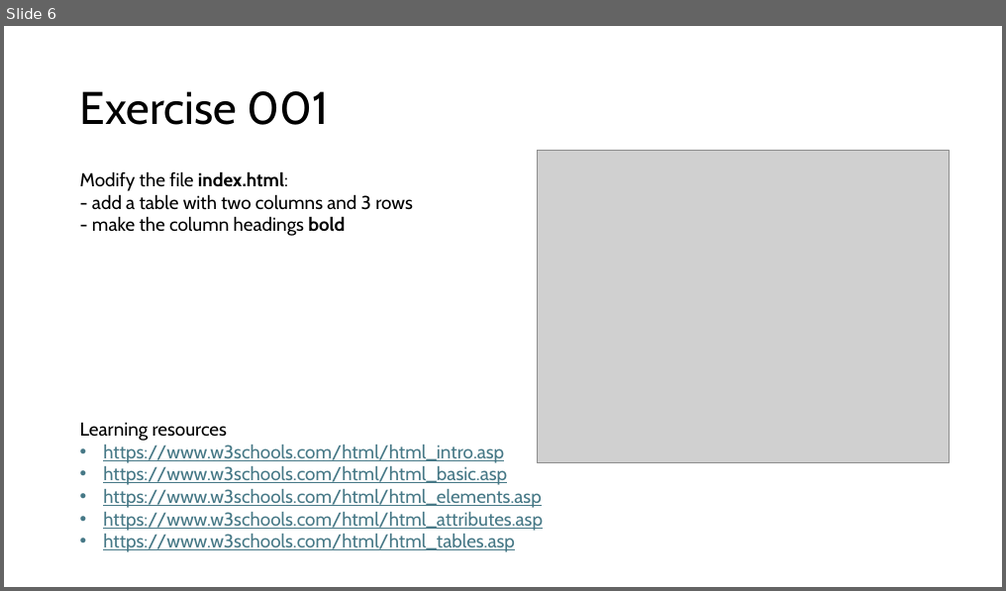
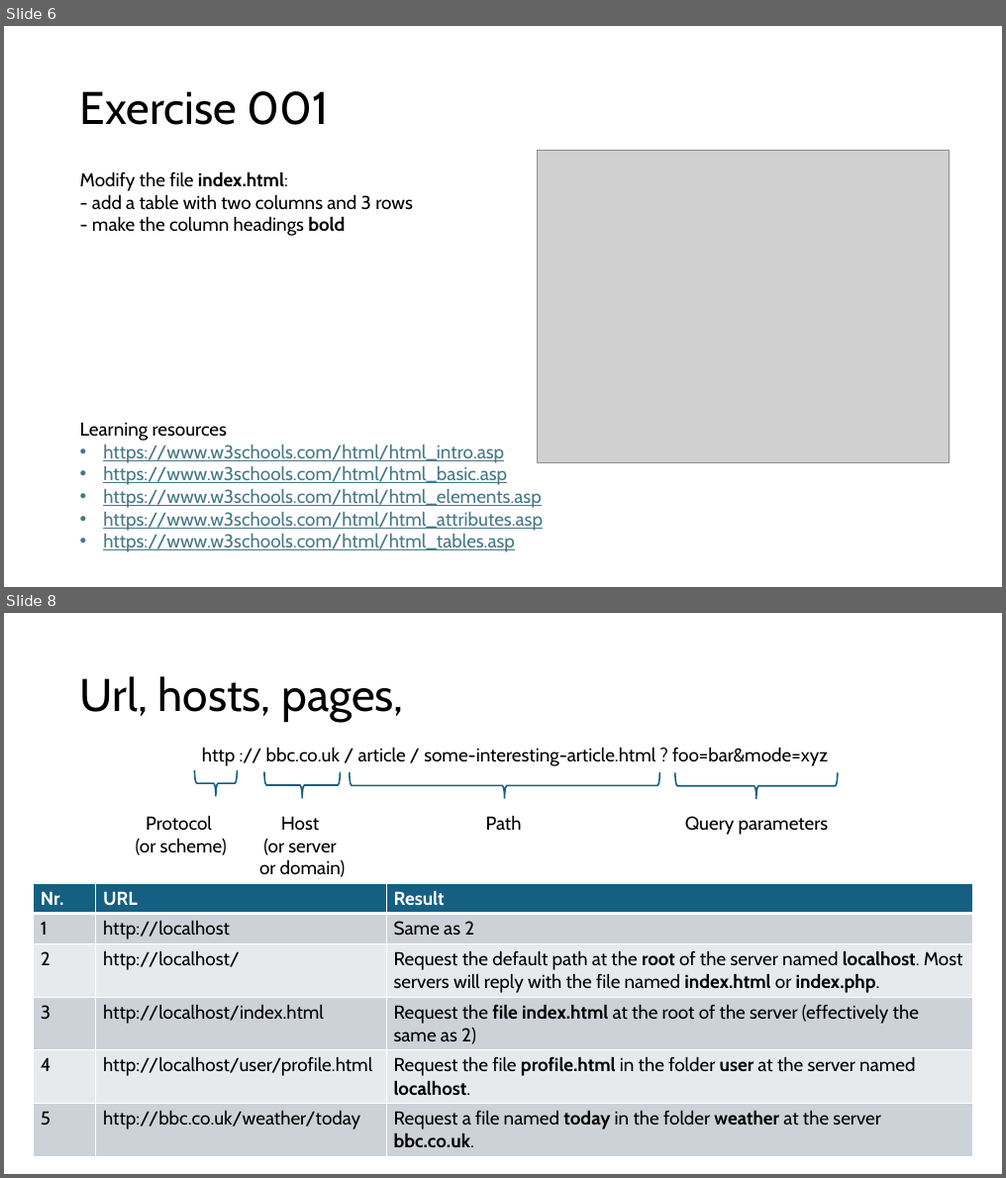
Before and after one commit to mlindhout/webdev, a slide deck: Web Development.pptx. Shown one above the other, each under a label of ours: slide 6 before the commit, slides 6 and 8 after it; the slides between them are not shown. The pictures are 1006x591 and 1006x1178 pixels, drawn with LibreOffice and Linux fonts; fonts in the diff are those of the drawing; grey boxes stand for pictures. Boxes give left, top, right and bottom in pixels: in the first picture for what was removed or moved away, otherwise in the second. Text is boxed around its words. In the diff, an @@ line names an element or a change of style, - is before the commit and + after.

```diff
--- a/Web Development.pptx
+++ b/Web Development.pptx
@@ slide 8 added at (4,613,1002,1174), background #FFFFFF @@
@@ title added at (80,676,404,722), 44 pt, text #000000 @@
+Url, hosts, pages,
@@ group added at (136,747,838,877): 5 texts, 4 left braces @@
+http :// bbc.co.uk / article / some-interesting-article.html ? foo=bar&mode=xyz
+Protocol
+(or scheme)
+Host
+(or server
+or domain)
+Path
+Query parameters
@@ table added at (33,883,973,1154), 6 rows, 3 columns @@
+Nr. | URL | Result
+1 | http://localhost | Same as 2
+2 | http://localhost/ | Request the default path at the root of the server named localhost. Most servers will reply with the file named index.html or index.php.
+3 | http://localhost/index.html | Request the file index.html at the root of the server (effectively the same as 2)
+4 | http://localhost/user/profile.html | Request the file profile.html in the folder user at the server named localhost.
+5 | http://bbc.co.uk/weather/today | Request a file named today in the folder weather at the server bbc.co.uk.
```
Also in this commit, not shown: 2 slides changed, 4 other slides added.
